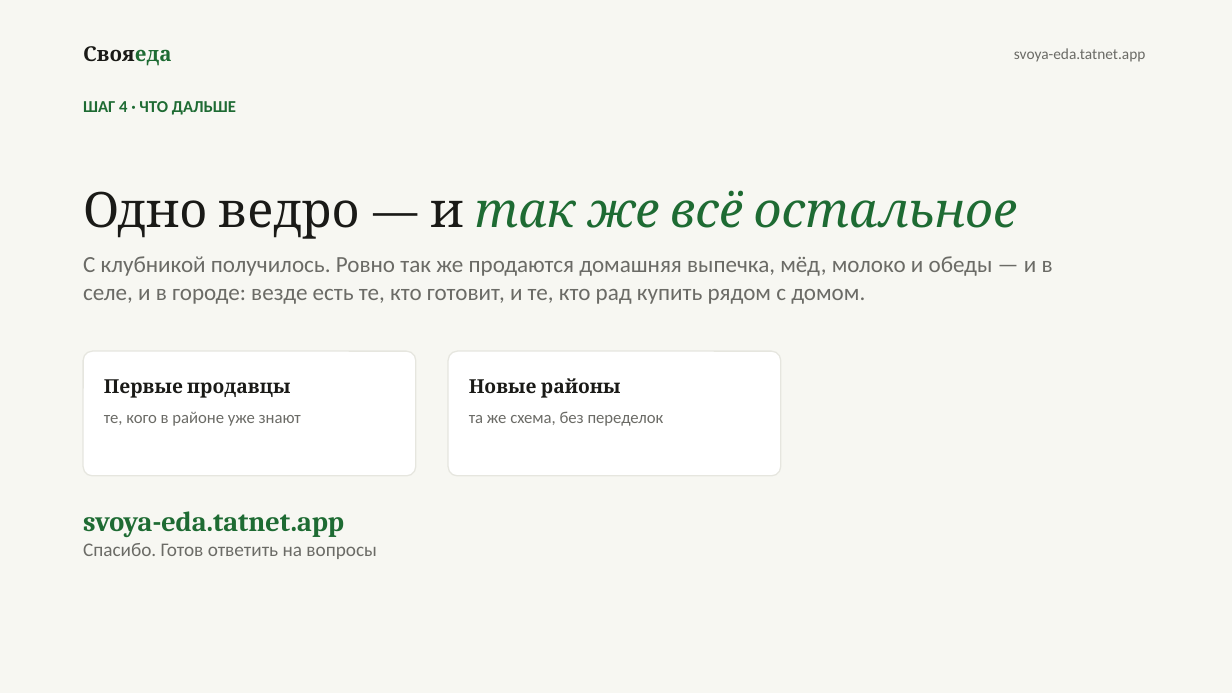
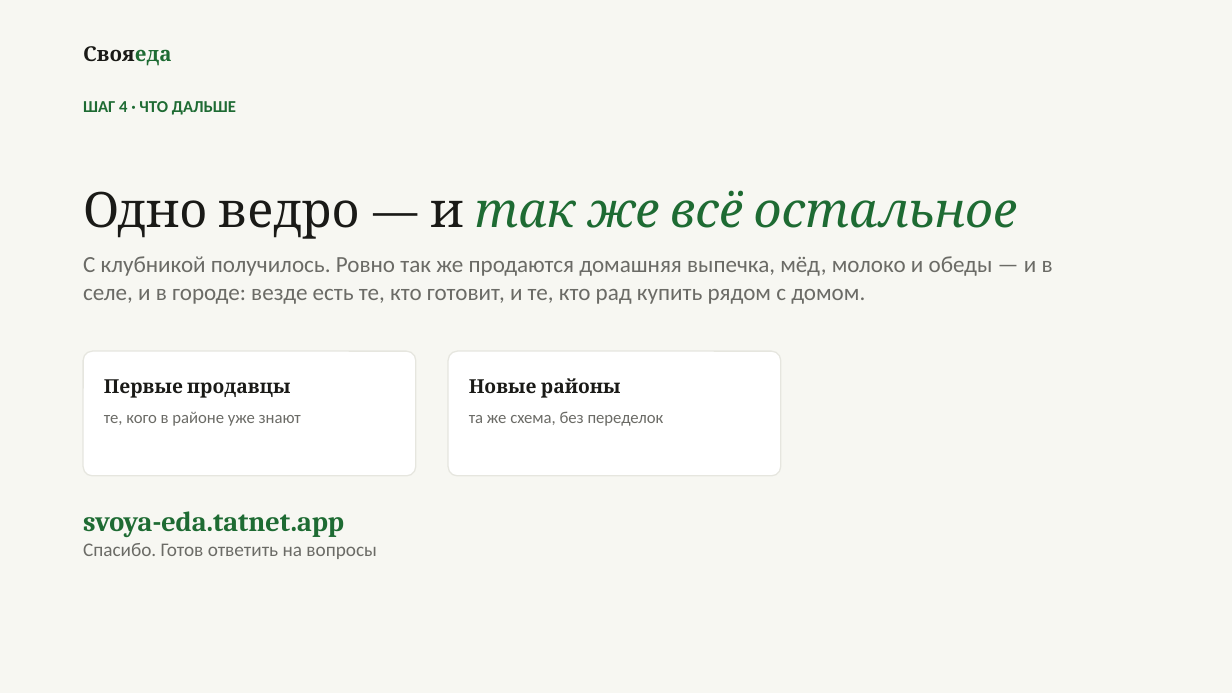
Before and after one commit to amirfazulen-byte/project, a slide deck: slide 5 of deck/СвояЕда.pptx. Drawn at 1232x693 pixels with LibreOffice and Linux fonts; fonts in the diff are those of the drawing. Boxes give left, top, right and bottom in pixels: in the first picture for what was removed or moved away, otherwise in the second. Text is boxed around its words. In the diff, an @@ line names an element or a change of style, - is before the commit and + after.

```diff
--- a/deck/СвояЕда.pptx
+++ b/deck/СвояЕда.pptx
@@ text removed at [1014, 48, 1146, 62] @@
-svoya-eda.tatnet.app
```
Also in this commit, not shown: 4 other slides changed, 6 other files.
